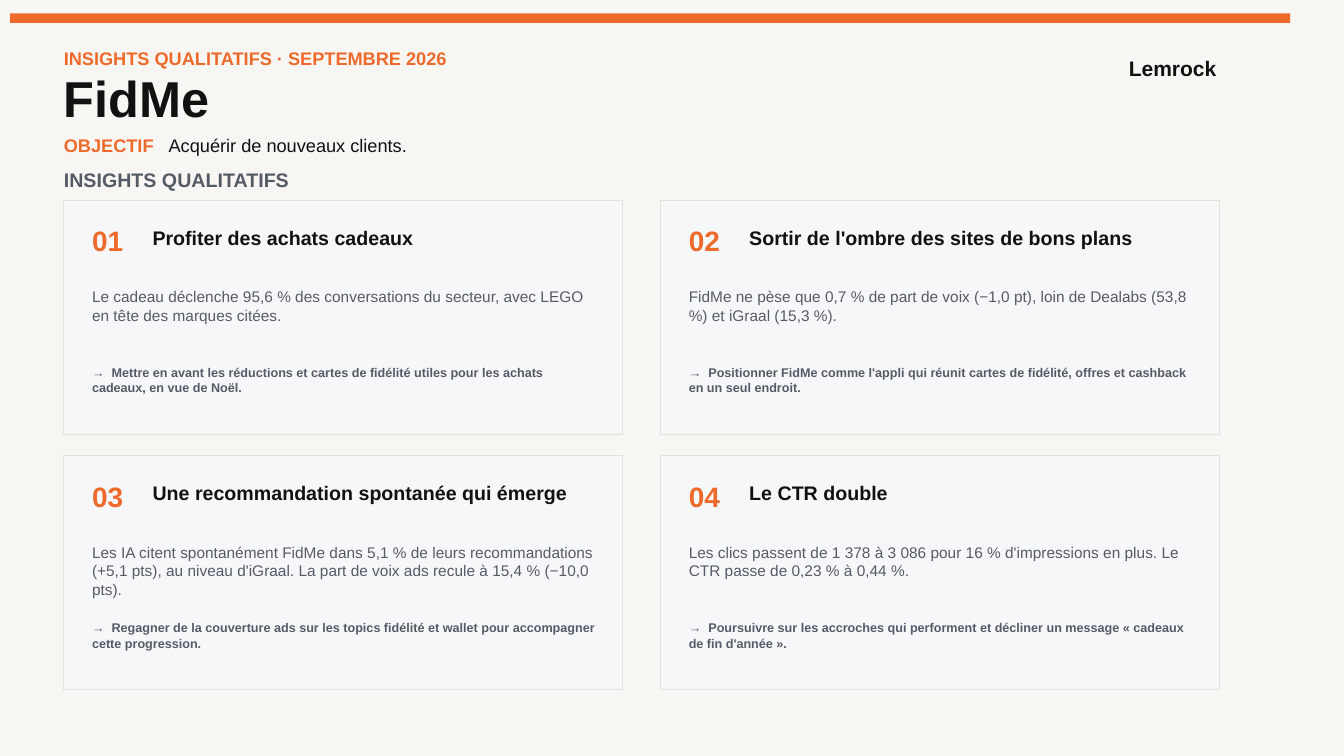
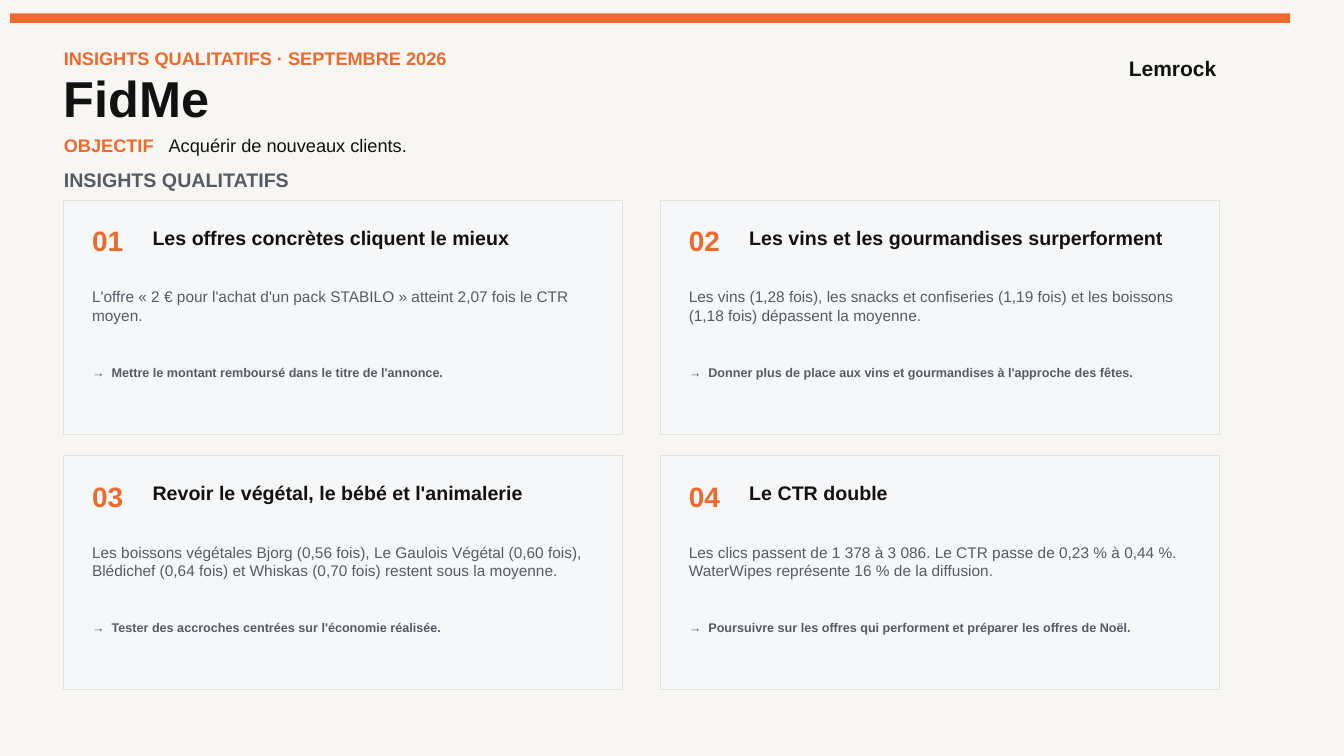
Before and after one commit to stephanemonmarson-creator/Lemrock, a slide deck: slide 22 of rapports/septembre/121026_Customer Success_Septembre 26.pptx. Drawn at 1344x756 pixels with LibreOffice and Linux fonts; fonts in the diff are those of the drawing. Boxes give left, top, right and bottom in pixels: in the first picture for what was removed or moved away, otherwise in the second. Text is boxed around its words. In the diff, an @@ line names an element or a change of style, - is before the commit and + after.

```diff
--- a/rapports/septembre/121026_Customer Success_Septembre 26.pptx
+++ b/rapports/septembre/121026_Customer Success_Septembre 26.pptx
@@ text at bbox=[153, 230, 509, 249]: text changed @@
-Profiter des achats cadeaux
+Les offres concrètes cliquent le mieux
@@ text at bbox=[749, 230, 1162, 249]: text changed @@
-Sortir de l'ombre des sites de bons plans
+Les vins et les gourmandises surperforment
@@ text at bbox=[92, 291, 569, 324]: text changed @@
-Le cadeau déclenche 95,6 % des conversations du secteur, avec LEGO en tête des marques citées.
+L'offre « 2 € pour l'achat d'un pack STABILO » atteint 2,07 fois le CTR moyen.
@@ text at bbox=[689, 291, 1173, 324]: text changed @@
-FidMe ne pèse que 0,7 % de part de voix (−1,0 pt), loin de Dealabs (53,8 %) et iGraal (15,3 %).
+Les vins (1,28 fois), les snacks et confiseries (1,19 fois) et les boissons (1,18 fois) dépassent la moyenne.
@@ text at bbox=[112, 368, 443, 377]: text changed @@
-→ Mettre en avant les réductions et cartes de fidélité utiles pour les achats cadeaux, en vue de Noël.
+→ Mettre le montant remboursé dans le titre de l'annonce.
@@ text at bbox=[708, 367, 1133, 380]: text changed @@
-→ Positionner FidMe comme l'appli qui réunit cartes de fidélité, offres et cashback en un seul endroit.
+→ Donner plus de place aux vins et gourmandises à l'approche des fêtes.
@@ text at bbox=[153, 485, 522, 504]: text changed @@
-Une recommandation spontanée qui émerge
+Revoir le végétal, le bébé et l'animalerie
@@ text at bbox=[92, 546, 581, 579]: text changed @@
-Les IA citent spontanément FidMe dans 5,1 % de leurs recommandations (+5,1 pts), au niveau d'iGraal. La part de voix ads recule à 15,4 % (−10,0 pts).
+Les boissons végétales Bjorg (0,56 fois), Le Gaulois Végétal (0,60 fois), Blédichef (0,64 fois) et Whiskas (0,70 fois) restent sous la moyenne.
@@ text at bbox=[689, 546, 1154, 579]: text changed @@
-Les clics passent de 1 378 à 3 086 pour 16 % d'impressions en plus. Le CTR passe de 0,23 % à 0,44 %.
+Les clics passent de 1 378 à 3 086. Le CTR passe de 0,23 % à 0,44 %. WaterWipes représente 16 % de la diffusion.
@@ text at bbox=[112, 622, 440, 632]: text changed @@
-→ Regagner de la couverture ads sur les topics fidélité et wallet pour accompagner cette progression.
+→ Tester des accroches centrées sur l'économie réalisée.
@@ text at bbox=[708, 623, 1131, 635]: text changed @@
-→ Poursuivre sur les accroches qui performent et décliner un message « cadeaux de fin d'année ».
+→ Poursuivre sur les offres qui performent et préparer les offres de Noël.
```
Also in this commit, not shown: 35 other slides changed, 8 slides removed, 48 other files.
